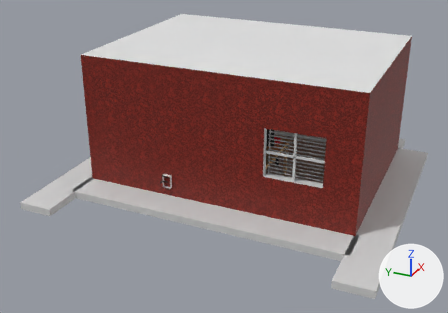
The Blender file render/scene.blend as it was, and as the next commit left it.
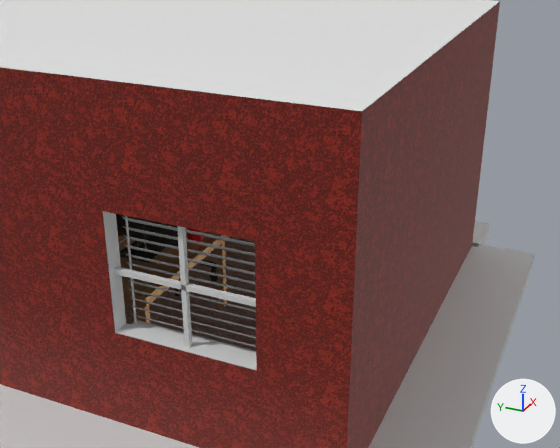
There are two pictures of each version: one whole from a 50 mm camera at (-31.39, -13.02, 17.14) aimed at (-0.62, 0.83, 1.76), one close up from a 50 mm camera at (-15.01, -11.58, 11.36) aimed at (-2.35, -5.88, 5.03). The axes (+X, +Y, +Z) are drawn at lower right. The lights are the same throughout.

Names of what the first close-up shows: 'Basseboard', 'Basseboard.003', 'Blinds', 'Carpet.009', 'Ceiling.037', 'Cross', 'Plane.005', 'Plane.057', 'Screen', 'Table', 'Window'.
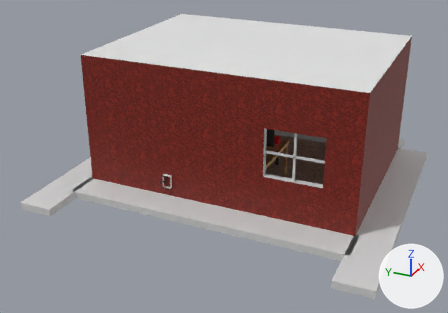
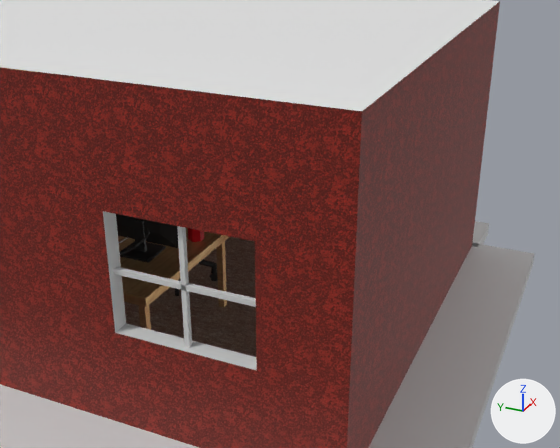
Commit message: removed the blinds

What differs and where, as boxes (x1, y1, x2, y2) in the close-ups (560 x 448 px):
'Blinds', hidden
    before: (122, 216, 256, 357)

The change in detail:
Object 'Blinds' (ob_blinds) is now hidden.
